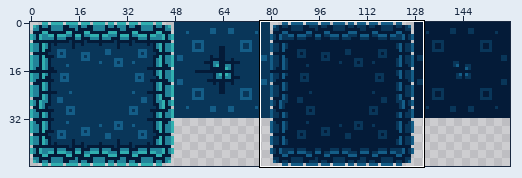
One commit to this sprite sheet: assets/sprites/level/tileset.png. The first picture is a wide view before the edit; the outline marks the close-up.
Close-up. Before:
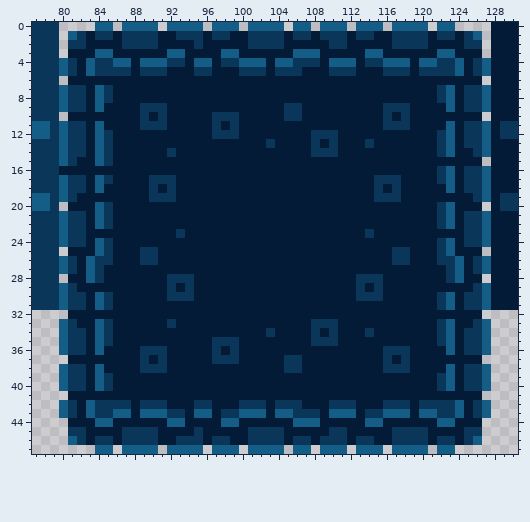
The file is 160x48 pixels. Shown: x 77..130, y 0..47. The commit also changed other parts of the picture, which this record leaves out.
New version:
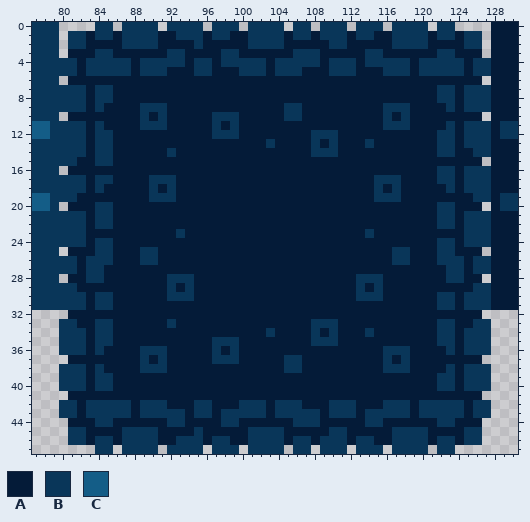
Palette (. is transparent): A #041b38  B #093659  C #145d87
Change:
y 0: x 84..85 CC -> BB; x 87..90 CCCC -> BBBB; x 92..95 CCCC -> BBBB; x 97..99 CCC -> BBB; x 101..104 CCCC -> BBBB; x 106..107 CC -> BB; x 109..111 CCC -> BBB; x 113..115 CCC -> BBB; x 117..120 CCCC -> BBBB; x 122..123 CC -> BB
y 1: x 81 C -> B; x 126 C -> B
y 3: x 84..85 CC -> BB; x 92..93 CC -> BB; x 98..99 CC -> BB; x 106..108 CCC -> BBB; x 114..115 CC -> BB; x 122..123 CC -> BB
y 4: x 80 C -> B; x 83 C -> B; x 86..87 CC -> BB; x 89..91 CCC -> BBB; x 95..96 CC -> BB; x 100..102 CCC -> BBB; x 104..105 CC -> BB; x 110..112 CCC -> BBB; x 116..118 CCC -> BBB; x 120..121 CC -> BB; x 124 C -> B; x 127 C -> B
y 5: x 80 C -> B; x 83 C -> B; x 124 C -> B; x 127 C -> B
y 7..9: x 80 C -> B; x 84 C -> B; x 123 C -> B; x 127 C -> B
y 11..14: x 80 C -> B; x 84 C -> B; x 123 C -> B; x 127 C -> B
y 15: x 80 C -> B; x 84 C -> B
y 16: x 80 A -> .; x 123 C -> B; x 127 C -> B
y 17..18: x 80 C -> B; x 84 C -> B; x 123 C -> B; x 127 C -> B
y 19: x 80 C -> B; x 127 C -> B
y 20: x 84 C -> B; x 123 C -> B
y 21..22: x 80 C -> B; x 84 C -> B; x 123 C -> B; x 127 C -> B
y 23: x 80 C -> B; x 127 C -> B
y 24: x 80 C -> B; x 84 C -> B; x 123 C -> B; x 127 C -> B
y 25: x 84 C -> B; x 123 C -> B
y 26..27: x 80 C -> B; x 83 C -> B; x 124 C -> B; x 127 C -> B
y 28: x 83 C -> B; x 124 C -> B
y 29: x 80 C -> B; x 127 C -> B
y 30..31: x 80 C -> B; x 84 C -> B; x 123 C -> B; x 127 C -> B
y 33..36: x 80 C -> B; x 84 C -> B; x 123 C -> B; x 127 C -> B
y 38..40: x 80 C -> B; x 84 C -> B; x 123 C -> B; x 127 C -> B
y 42: x 80 C -> B; x 83 C -> B; x 124 C -> B; x 127 C -> B
y 43: x 80 C -> B; x 83 C -> B; x 86..87 CC -> BB; x 89..91 CCC -> BBB; x 95..96 CC -> BB; x 100..102 CCC -> BBB; x 104..105 CC -> BB; x 110..112 CCC -> BBB; x 116..118 CCC -> BBB; x 120..121 CC -> BB; x 124 C -> B; x 127 C -> B
y 44: x 84..85 CC -> BB; x 92..93 CC -> BB; x 98..99 CC -> BB; x 106..108 CCC -> BBB; x 114..115 CC -> BB; x 122..123 CC -> BB
y 46: x 81 C -> B; x 126 C -> B
y 47: x 84..85 CC -> BB; x 87..90 CCCC -> BBBB; x 92..95 CCCC -> BBBB; x 97..99 CCC -> BBB; x 101..104 CCCC -> BBBB; x 106..107 CC -> BB; x 109..111 CCC -> BBB; x 113..115 CCC -> BBB; x 117..120 CCCC -> BBBB; x 122..123 CC -> BB
Where, in picture pixels (left, top, right, bottom), the same in both close-ups:
changed: (59, 22, 491, 454)
